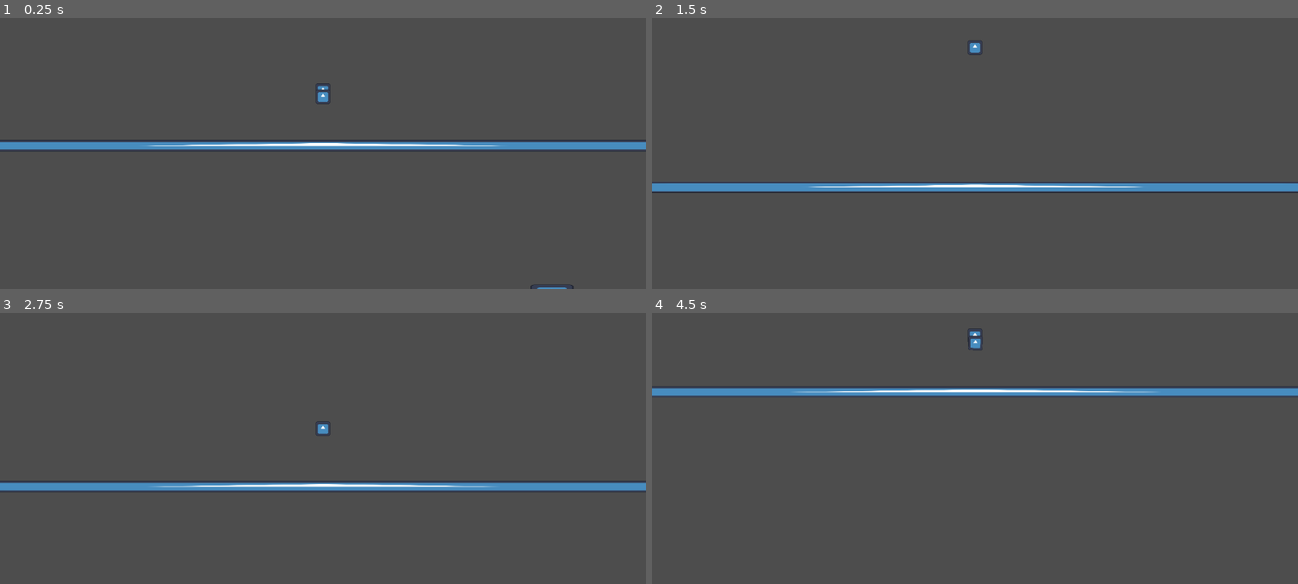
Above: before the commit, frames 1-4 (two rows, left to right).
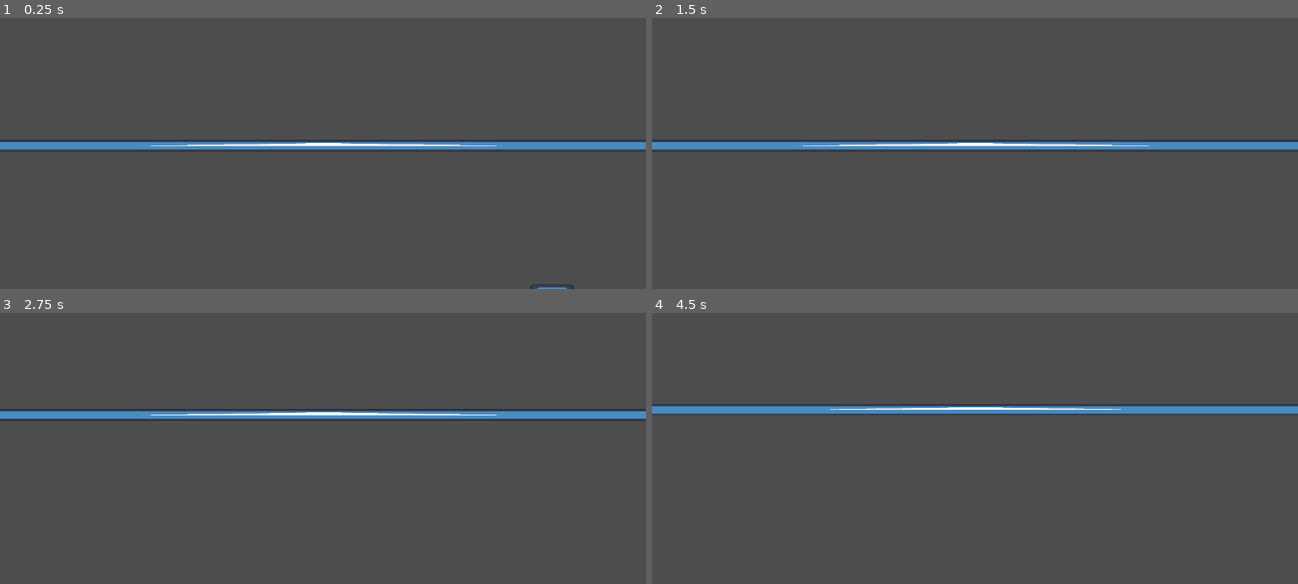
Above: after the commit, the same moments.

Repository: Shaydas1/UWGameJamSpring2025
Game: Godot game, scene res://Scenes/Main.tscn
Same seed, same stepped clock (60 frames per second), same inputs: the game is played once before the commit and once after it. The engine's default icon, where the game draws it, is replaced by a stand-in: a white triangle on a blue panel in a dark square.
Inputs:
- Up to frame 1 (0.25 s): no input
- Up to frame 2 (1.5 s): tap Enter (ui_accept) at 0.5, 0.77 s; hold Left (cast_angle_up) 0.53-1.28 s; tap Space (cast) at 0.6, 1.35 s; hold Right (cast_angle_down) from 1.28 s (still down)
- Up to frame 3 (2.75 s): tap Enter (ui_accept) at 1.52 s; release Right (cast_angle_down) at 2.03 s; hold Left (cast_angle_up) from 2.03 s (still down); tap Space (cast) at 2.1 s
- Up to frame 4 (4.5 s): tap Space (cast) at 2.85, 3.6, 4.35 s; tap Enter (ui_accept) at 3.02, 3.77 s; release Left (cast_angle_up) at 3.53 s; hold Right (cast_angle_down) from 3.53 s (still down)

The runs differ from the first frame. In frame 1, 0.1% of the frame differs, in the area x 22-78%, y 24-48%; in frame 2, 6.6%; in frame 3, 6.9%, in the area x 0-100%, y 35-67%; in frame 4, 6.7%.
Error before the commit: Attempt to call function 'clear_points' in base 'null instance' on a null instance. (res://Scripts/Player/player.gd:28)

Commit message:
updated hood with art

Diff:
--- a/uwgamejamspring2025/Scenes/Player/hook.tscn
+++ b/uwgamejamspring2025/Scenes/Player/hook.tscn
@@ -1,28 +1,36 @@
 [gd_scene load_steps=5 format=3 uid="uid://d0ysbbmva5x1m"]
 
 [ext_resource type="Script" uid="uid://h75fjws6n6gm" path="res://Scripts/Player/hook.gd" id="1_3f4bw"]
-[ext_resource type="Texture2D" uid="uid://ndpwmba1hhrc" path="res://icon.svg" id="2_1q8x0"]
+[ext_resource type="Texture2D" uid="uid://gh53fo2qybfu" path="res://sprites/fish.png" id="2_1q8x0"]
 
 [sub_resource type="CircleShape2D" id="CircleShape2D_qk2li"]
-radius = 64.0
+radius = 7.0
 
 [sub_resource type="CircleShape2D" id="CircleShape2D_1q8x0"]
+radius = 12.1655
 
 [node name="Hook" type="RigidBody2D" groups=["hook"]]
 lock_rotation = true
 script = ExtResource("1_3f4bw")
-max_distance = 10000.0
+water_gravity_scale = 0.5
+max_fall_speed = 50.0
+max_distance = 1000.0
 metadata/_custom_type_script = "uid://h75fjws6n6gm"
 
 [node name="Sprite2D" type="Sprite2D" parent="."]
 texture = ExtResource("2_1q8x0")
+offset = Vector2(0, 5)
+region_enabled = true
+region_rect = Rect2(41, 2, 6, 10)
 
 [node name="CollisionShape2D" type="CollisionShape2D" parent="."]
+position = Vector2(0, 3)
 shape = SubResource("CircleShape2D_qk2li")
 
 [node name="Area2D" type="Area2D" parent="." groups=["hook"]]
 
 [node name="CollisionShape2D" type="CollisionShape2D" parent="Area2D"]
+position = Vector2(0, 3)
 shape = SubResource("CircleShape2D_1q8x0")
 
 [connection signal="body_entered" from="." to="." method="_on_body_entered"]
--- a/uwgamejamspring2025/Scenes/Player/player.tscn
+++ b/uwgamejamspring2025/Scenes/Player/player.tscn
@@ -1,9 +1,12 @@
-[gd_scene load_steps=5 format=3 uid="uid://bh31uecwwg144"]
+[gd_scene load_steps=6 format=3 uid="uid://bh31uecwwg144"]
 
 [ext_resource type="Script" uid="uid://btpwjr5kbtivy" path="res://Scripts/Player/player.gd" id="1_v0iea"]
 [ext_resource type="Script" uid="uid://gf0klh0bhd8o" path="res://Scripts/Player/rod_controller.gd" id="2_a3d8c"]
 [ext_resource type="Script" uid="uid://cqk0ysppe2ydf" path="res://Scripts/Player/cast_controller.gd" id="3_mtuoh"]
-[ext_resource type="Texture2D" uid="uid://ndpwmba1hhrc" path="res://icon.svg" id="4_htcer"]
+[ext_resource type="Texture2D" uid="uid://gh53fo2qybfu" path="res://sprites/fish.png" id="4_mtuoh"]
+
+[sub_resource type="Gradient" id="Gradient_htcer"]
+colors = PackedColorArray(0.353438, 0.353438, 0.353438, 1, 1, 1, 1, 1)
 
 [node name="Player" type="Node2D"]
 script = ExtResource("1_v0iea")
@@ -11,14 +14,23 @@
 
 [node name="JerkController" type="Node" parent="."]
 script = ExtResource("2_a3d8c")
-reel_strength = 200.0
-jerk_strength = 2000.0
+reel_strength = 20.0
+jerk_strength = 200.0
 metadata/_custom_type_script = "uid://gf0klh0bhd8o"
 
 [node name="CastController" type="Node" parent="."]
 script = ExtResource("3_mtuoh")
+cast_strength = 500.0
 metadata/_custom_type_script = "uid://cqk0ysppe2ydf"
 
 [node name="CastIndicator" type="Sprite2D" parent="CastController"]
-texture = ExtResource("4_htcer")
-offset = Vector2(0, -100)
+texture = ExtResource("4_mtuoh")
+offset = Vector2(0, -10)
+region_enabled = true
+region_rect = Rect2(48, 17, 8, 15)
+
+[node name="FishingLine" type="Line2D" parent="."]
+points = PackedVector2Array(0, 0)
+width = 1.0
+gradient = SubResource("Gradient_htcer")
+texture_mode = 1
--- a/uwgamejamspring2025/Scenes/Testing/PlayerTesting.tscn
+++ b/uwgamejamspring2025/Scenes/Testing/PlayerTesting.tscn
@@ -1,6 +1,5 @@
-[gd_scene load_steps=6 format=3 uid="uid://c3wh2fsl5aotw"]
+[gd_scene load_steps=5 format=3 uid="uid://c3wh2fsl5aotw"]
 
-[ext_resource type="PackedScene" uid="uid://coyy6wij5we2q" path="res://Scenes/Fish/dumbfish.tscn" id="3_cc3y0"]
 [ext_resource type="PackedScene" uid="uid://bh31uecwwg144" path="res://Scenes/Player/player.tscn" id="3_pbw6q"]
 [ext_resource type="PackedScene" uid="uid://d0ysbbmva5x1m" path="res://Scenes/Player/hook.tscn" id="4_v1gob"]
 [ext_resource type="Texture2D" uid="uid://ndpwmba1hhrc" path="res://icon.svg" id="5_jw32o"]
@@ -11,20 +10,15 @@
 [node name="Main" type="Node2D"]
 
 [node name="Player" parent="." instance=ExtResource("3_pbw6q")]
-position = Vector2(0, -160)
 cast_strength = 2000.0
 
 [node name="Hook" parent="Player" instance=ExtResource("4_v1gob")]
 
 [node name="Camera2D" type="Camera2D" parent="Player/Hook"]
-position = Vector2(0, 160)
-zoom = Vector2(0.2, 0.2)
+position = Vector2(0, 2)
+zoom = Vector2(2, 2)
 position_smoothing_enabled = true
 drag_vertical_enabled = true
-
-[node name="FishingLine" type="Line2D" parent="Player"]
-
-[node name="Dumbfish" parent="." instance=ExtResource("3_cc3y0")]
 
 [node name="water" type="Area2D" parent="." groups=["water"]]
 
--- a/uwgamejamspring2025/Scripts/Player/hook.gd
+++ b/uwgamejamspring2025/Scripts/Player/hook.gd
@@ -35,6 +35,7 @@
 
 func disable():
 	enabled = false
+	$Sprite2D.rotation = 0
 
 
 func cast(strength: float, angle : float):
@@ -144,6 +145,10 @@
 		if linear_velocity.y > max_fall_speed:
 			linear_velocity.y = max_fall_speed
 
+		var direction = linear_velocity
+		direction.y = -abs(direction.y)
+		$Sprite2D.rotation = PI/2 + direction.angle()
+
 	var offset = global_position - target.global_position
 
 	if offset.length() > max_distance and linear_velocity.dot(offset) > 0:
--- a/uwgamejamspring2025/project.godot
+++ b/uwgamejamspring2025/project.godot
@@ -18,8 +18,8 @@
 [global_group]
 
 water=""
+hook=""
 active_fish=""
-hook=""
 
 [input]
 
@@ -53,3 +53,7 @@
 "events": [Object(InputEventKey,"resource_local_to_scene":false,"resource_name":"","device":-1,"window_id":0,"alt_press …(191 unchanged characters)…
 ]
 }
+
+[rendering]
+
+textures/canvas_textures/default_texture_filter=0
Binary file added: uwgamejamspring2025/fish.aseprite
Binary file added: uwgamejamspring2025/sprites/fish.png
Not shown, added: uwgamejamspring2025/sprites/fish.png.import
